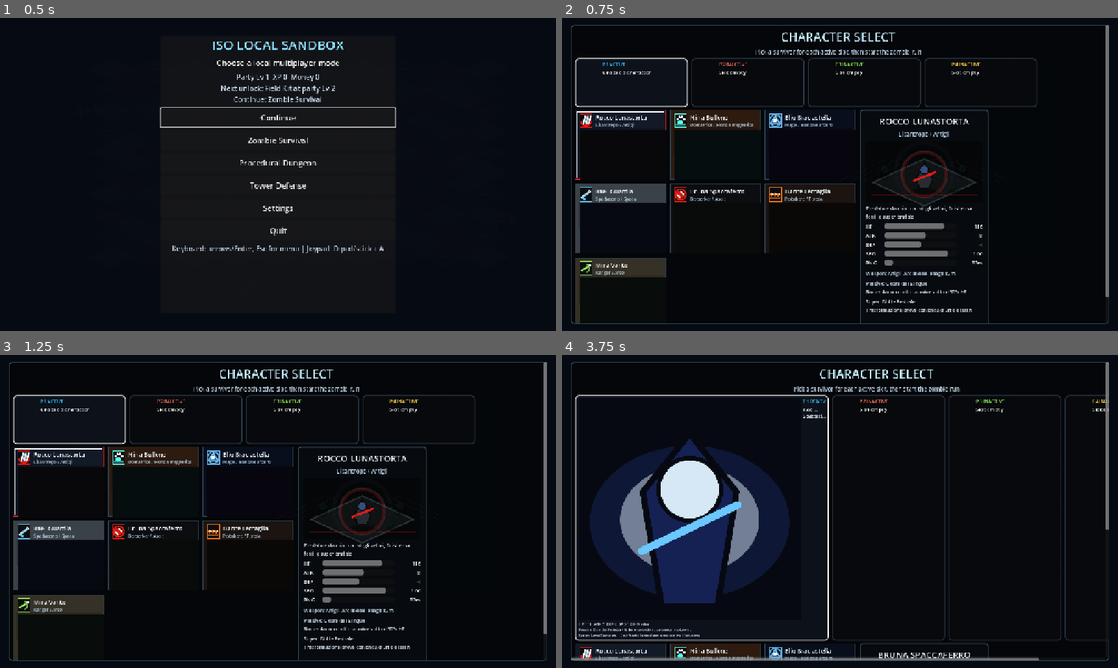
Above: before the commit, frames 1-4 (two rows, left to right).
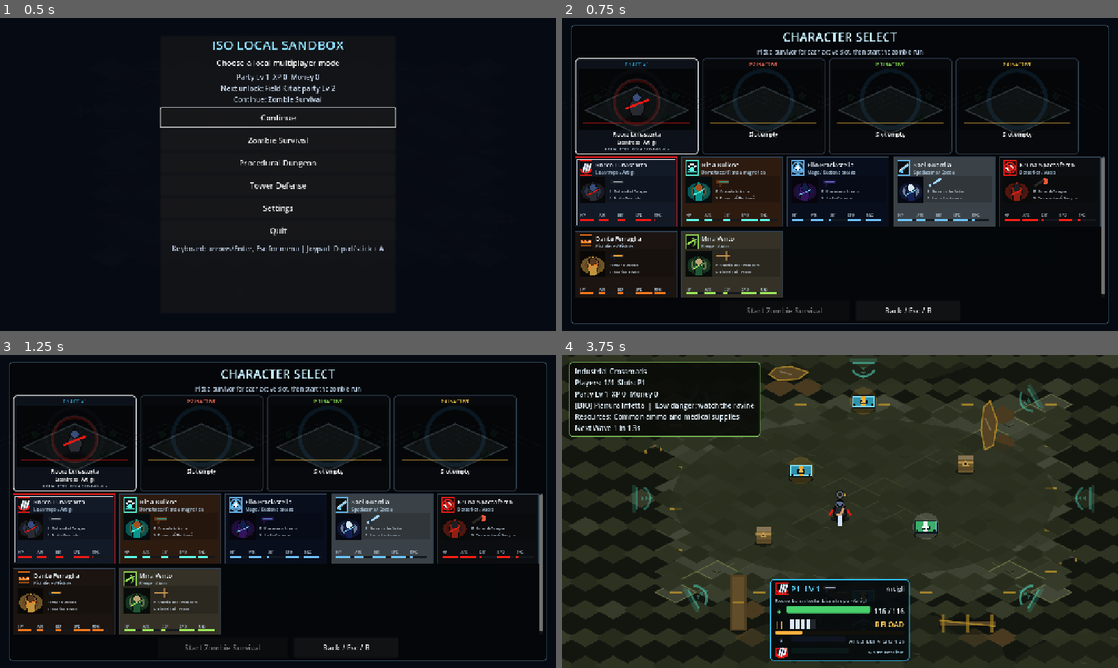
Above: after the commit, the same moments.

Repository: Phos69/GameProject
Game: Godot game, scene res://game/main/main.tscn
The game is run twice, just before and just after one commit, with the same random seed, the same clock (stepped at 60 frames per second) and the same inputs.
Inputs (mouse positions are in pixels of both pictures, inside the frame that each line leads up to; where the layout moved, square brackets give the same spot in the first picture):
- Up to frame 1 (0.5 s): no input
- Up to frame 2 (0.75 s): click "Continue" at 0.5 s
- Up to frame 3 (1.25 s): no input
- Up to frame 4 (3.75 s): click (628, 530) [623, 483] at 1.25 s; click (784, 646) at 2 s, where only the run after the commit has a clickable "Start Zombie Survival"; tap Enter (ui_accept) at 2.75, 3.02 s; move the mouse to (962, 495) at 2.77 s; hold Right (ui_right) 2.78-3.53 s; tap Space (p1_fire) at 2.85 s; click (962, 495) at 2.92 s; move the mouse to (728, 527) at 3.52 s; hold Down (ui_down) from 3.53 s (still down); tap R at 3.6 s

Frame 1 is identical in both runs. In frame 2, 25% of the frame differs, in the area x 2-99%, y 2-98%; in frame 3, 25%; in frame 4, 72%, in the area x 0-100%, y 0-100%.

Commit message:
feat: rework character select layout (pinned rows, slot previews, full-width roster)
- Restructure character select into three fixed regions: player-slot row
  pinned on top, roster row in its own scroll container, action buttons
  pinned at the bottom and always visible at any resolution.
- Fix portraits inflating containers: set EXPAND_IGNORE_SIZE on slot and
  card TextureRects so a large portrait texture no longer blows up the slot
  panel and collapses the roster/buttons.
- Remove the right-side dossier panel; the animated gameplay preview now
  lives in each player slot and shows a live preview of the card the player
  is cycling through. Roster cards expand to fill the whole row.
- Update smoke test to cover the new structure (roster scroll, pinned
  buttons, slot-embedded gameplay preview).

Co-Authored-By: Claude Opus 4.8 <noreply@anthropic.com>

Diff:
--- a/game/ui/character_select_card.gd
+++ b/game/ui/character_select_card.gd
@@ -107,6 +107,7 @@
 	portrait = TextureRect.new()
 	portrait.custom_minimum_size = Vector2(62.0, 60.0)
 	portrait.stretch_mode = TextureRect.STRETCH_KEEP_ASPECT_CENTERED
+	portrait.expand_mode = TextureRect.EXPAND_IGNORE_SIZE
 	portrait.mouse_filter = Control.MOUSE_FILTER_IGNORE
 	body.add_child(portrait)
 
--- a/game/ui/main_menu.gd
+++ b/game/ui/main_menu.gd
@@ -11,9 +11,6 @@
 ]
 const CHARACTER_SELECT_CARD_SCRIPT := preload(
 	"res://game/ui/character_select_card.gd"
-)
-const CHARACTER_DETAIL_PANEL_SCRIPT := preload(
-	"res://game/ui/character_detail_panel.gd"
 )
 const MENU_NAVIGATION_SCRIPT := preload(
 	"res://game/ui/menu_navigation_controller.gd"
@@ -33,12 +30,11 @@
 var character_select_panel: PanelContainer
 var character_card_buttons: Array[Button] = []
 var character_card_by_id: Dictionary = {}
-var character_detail_panel: PanelContainer
 var character_start_button: Button
 var character_back_button: Button
 var character_slots_grid: GridContainer
 var character_roster_grid: GridContainer
-var character_select_body: GridContainer
+var character_roster_scroll: ScrollContainer
 var main_menu_navigation
 var character_navigation
 var character_profiles: Array[Dictionary] = []
@@ -286,24 +282,21 @@
 	)
 	parent.add_child(character_select_panel)
 
-	var scroll := ScrollContainer.new()
-	scroll.name = "CharacterSelectScroll"
-	scroll.set_anchors_and_offsets_preset(Control.PRESET_FULL_RECT)
-	scroll.size_flags_horizontal = Control.SIZE_EXPAND_FILL
-	scroll.size_flags_vertical = Control.SIZE_EXPAND_FILL
-	character_select_panel.add_child(scroll)
-
-	var content := VBoxContainer.new()
-	content.size_flags_horizontal = Control.SIZE_EXPAND_FILL
-	content.add_theme_constant_override("separation", 6)
 	var margin := MarginContainer.new()
+	margin.set_anchors_and_offsets_preset(Control.PRESET_FULL_RECT)
 	margin.size_flags_horizontal = Control.SIZE_EXPAND_FILL
+	margin.size_flags_vertical = Control.SIZE_EXPAND_FILL
 	margin.add_theme_constant_override("margin_left", 10)
 	margin.add_theme_constant_override("margin_top", 8)
 	margin.add_theme_constant_override("margin_right", 10)
 	margin.add_theme_constant_override("margin_bottom", 8)
+	character_select_panel.add_child(margin)
+
+	var content := VBoxContainer.new()
+	content.size_flags_horizontal = Control.SIZE_EXPAND_FILL
+	content.size_flags_vertical = Control.SIZE_EXPAND_FILL
+	content.add_theme_constant_override("separation", 6)
 	margin.add_child(content)
-	scroll.add_child(margin)
 
 	var title := Label.new()
 	title.text = "CHARACTER SELECT"
@@ -334,22 +327,29 @@
 	for player_slot in range(1, 5):
 		character_slots_grid.add_child(_create_character_slot_panel(player_slot))
 
-	character_select_body = GridContainer.new()
-	character_select_body.columns = 2
-	character_select_body.add_theme_constant_override("h_separation", 10)
-	character_select_body.add_theme_constant_override("v_separation", 10)
-	content.add_child(character_select_body)
+	# The roster row (cards + dossier) lives in its own scroll region so it can
+	# shrink at any resolution while the slot row above and the action buttons
+	# below stay pinned and always visible.
+	character_roster_scroll = ScrollContainer.new()
+	character_roster_scroll.name = "CharacterRosterScroll"
+	character_roster_scroll.size_flags_horizontal = Control.SIZE_EXPAND_FILL
+	character_roster_scroll.size_flags_vertical = Control.SIZE_EXPAND_FILL
+	character_roster_scroll.horizontal_scroll_mode = ScrollContainer.SCROLL_MODE_DISABLED
+	character_roster_scroll.vertical_scroll_mode = ScrollContainer.SCROLL_MODE_AUTO
+	content.add_child(character_roster_scroll)
 
 	character_roster_grid = GridContainer.new()
 	character_roster_grid.columns = 4
+	character_roster_grid.size_flags_horizontal = Control.SIZE_EXPAND_FILL
 	character_roster_grid.add_theme_constant_override("h_separation", 8)
 	character_roster_grid.add_theme_constant_override("v_separation", 8)
-	character_select_body.add_child(character_roster_grid)
+	character_roster_scroll.add_child(character_roster_grid)
 
 	for profile in character_profiles:
 		var character_id := StringName(profile.get("id", &""))
 		var button := CHARACTER_SELECT_CARD_SCRIPT.new() as Button
 		button.name = "Character%sButton" % str(character_id).capitalize()
+		button.size_flags_horizontal = Control.SIZE_EXPAND_FILL
 		button.call(
 			"set_profile",
 			profile,
@@ -362,9 +362,6 @@
 		character_roster_grid.add_child(button)
 		character_card_buttons.append(button)
 		character_card_by_id[character_id] = button
-
-	character_detail_panel = CHARACTER_DETAIL_PANEL_SCRIPT.new() as PanelContainer
-	character_select_body.add_child(character_detail_panel)
 
 	var action_row := HBoxContainer.new()
 	action_row.alignment = BoxContainer.ALIGNMENT_CENTER
@@ -412,64 +409,52 @@
 func _create_character_slot_panel(player_slot: int) -> Control:
 	var panel := PanelContainer.new()
 	panel.name = "Player%dSelectionSlot" % player_slot
-	panel.custom_minimum_size = Vector2(260.0, 112.0)
+	panel.custom_minimum_size = Vector2(240.0, 200.0)
 	panel.mouse_filter = Control.MOUSE_FILTER_STOP
 	panel.gui_input.connect(_on_character_slot_gui_input.bind(player_slot))
 
 	var content := VBoxContainer.new()
-	content.add_theme_constant_override("separation", 1)
+	content.add_theme_constant_override("separation", 2)
 	panel.add_child(content)
-
-	var top_row := HBoxContainer.new()
-	top_row.add_theme_constant_override("separation", 5)
-	content.add_child(top_row)
-
-	var portrait := TextureRect.new()
-	portrait.custom_minimum_size = Vector2(50.0, 50.0)
-	portrait.stretch_mode = TextureRect.STRETCH_KEEP_ASPECT_CENTERED
-	top_row.add_child(portrait)
-
-	var title_box := VBoxContainer.new()
-	title_box.size_flags_horizontal = Control.SIZE_EXPAND_FILL
-	title_box.add_theme_constant_override("separation", 1)
-	top_row.add_child(title_box)
 
 	var player_label := Label.new()
 	player_label.add_theme_font_size_override("font_size", 11)
-	title_box.add_child(player_label)
+	player_label.horizontal_alignment = HORIZONTAL_ALIGNMENT_CENTER
+	content.add_child(player_label)
+
+	# The animated gameplay preview is the slot's main visual: it shows the
+	# character the player is currently cycling through in the roster below.
+	var preview := CharacterGameplayPreview.new()
+	preview.size_flags_horizontal = Control.SIZE_EXPAND_FILL
+	preview.size_flags_vertical = Control.SIZE_EXPAND_FILL
+	content.add_child(preview)
+	preview.custom_minimum_size = Vector2(0.0, 124.0)
 
 	var name_label := Label.new()
-	name_label.add_theme_font_size_override("font_size", 12)
-	name_label.autowrap_mode = TextServer.AUTOWRAP_WORD_SMART
+	name_label.add_theme_font_size_override("font_size", 13)
+	name_label.horizontal_alignment = HORIZONTAL_ALIGNMENT_CENTER
 	name_label.max_lines_visible = 1
 	name_label.text_overrun_behavior = TextServer.OVERRUN_TRIM_ELLIPSIS
-	title_box.add_child(name_label)
+	content.add_child(name_label)
 
 	var class_label := Label.new()
 	class_label.add_theme_font_size_override("font_size", 10)
-	class_label.autowrap_mode = TextServer.AUTOWRAP_WORD_SMART
+	class_label.horizontal_alignment = HORIZONTAL_ALIGNMENT_CENTER
 	class_label.max_lines_visible = 1
 	class_label.text_overrun_behavior = TextServer.OVERRUN_TRIM_ELLIPSIS
-	title_box.add_child(class_label)
+	content.add_child(class_label)
 
 	var stats_label := _create_character_detail_label(9, 1)
+	stats_label.horizontal_alignment = HORIZONTAL_ALIGNMENT_CENTER
 	content.add_child(stats_label)
-
-	var passive_label := _create_character_detail_label(8, 1)
-	content.add_child(passive_label)
-
-	var super_label := _create_character_detail_label(8, 1)
-	content.add_child(super_label)
 
 	character_slot_views[player_slot] = {
 		"panel": panel,
-		"portrait": portrait,
+		"preview": preview,
 		"player": player_label,
 		"name": name_label,
 		"class": class_label,
-		"stats": stats_label,
-		"passive": passive_label,
-		"super": super_label
+		"stats": stats_label
 	}
 	return panel
 
@@ -765,9 +750,13 @@
 			character_selection_by_slot.get(player_slot, &"")
 		)
 		var profile := _get_character_profile(selected_id)
-		_refresh_character_slot_view(player_slot, active, profile)
+		_refresh_character_slot_view(
+			player_slot,
+			active,
+			profile,
+			_slot_preview_profile(player_slot, profile)
+		)
 	_refresh_character_card_states()
-	_refresh_character_preview()
 	if character_start_button != null:
 		character_start_button.disabled = not _all_active_character_slots_selected()
 	_refresh_character_navigation_controls()
@@ -790,23 +779,16 @@
 	var viewport_width := get_viewport().get_visible_rect().size.x
 	if character_slots_grid != null:
 		character_slots_grid.columns = 2 if viewport_width < 1120.0 else 4
-	if character_select_body != null:
-		character_select_body.columns = 1 if viewport_width < 1180.0 else 2
-	if character_roster_grid != null:
-		var roster_columns := 4
-		if viewport_width < 760.0:
-			roster_columns = 1
-		elif viewport_width < 1040.0:
-			roster_columns = 2
-		elif viewport_width < 1320.0:
-			roster_columns = 3
-		character_roster_grid.columns = roster_columns
 	var card_width := 190.0 if viewport_width < 760.0 else 210.0
 	for card in character_card_buttons:
 		card.custom_minimum_size = Vector2(card_width, 162.0)
-	if character_detail_panel != null:
-		var panel_width := 292.0 if viewport_width >= 760.0 else maxf(viewport_width - 88.0, 240.0)
-		character_detail_panel.custom_minimum_size = Vector2(panel_width, 388.0)
+	if character_roster_grid != null:
+		# The roster fills the whole row now that the dossier is gone: fit as many
+		# columns as the width allows and let the cards expand to share the space.
+		var available := maxf(viewport_width - 80.0, card_width)
+		var card_count := maxi(character_card_buttons.size(), 1)
+		var fit := int(available / (card_width + 8.0))
+		character_roster_grid.columns = clampi(fit, 1, card_count)
 
 func _handle_main_menu_back() -> bool:
 	return false
@@ -818,7 +800,8 @@
 func _refresh_character_slot_view(
 	player_slot: int,
 	active: bool,
-	profile: Dictionary
+	profile: Dictionary,
+	preview_profile: Dictionary
 ) -> void:
 	var view := character_slot_views.get(player_slot, {}) as Dictionary
 	if view.is_empty():
@@ -843,68 +826,44 @@
 		]
 		player_label.modulate = _get_character_slot_color(player_slot)
 
-	var portrait := view.get("portrait") as TextureRect
-	if portrait != null:
-		portrait.texture = _load_character_texture(profile) if selected else null
+	# The slot being chosen shows the live roster hover; others show their
+	# committed pick. Inactive slots stay blank.
+	var shown := preview_profile if active else {}
+	var preview := view.get("preview") as Control
+	if preview != null:
+		if shown.is_empty():
+			preview.call("set_profile", {}, null)
+		else:
+			preview.call(
+				"set_profile",
+				shown,
+				_load_character_weapon_data(shown)
+			)
 
 	var name_label := view.get("name") as Label
 	var class_label := view.get("class") as Label
 	var stats_label := view.get("stats") as Label
-	var passive_label := view.get("passive") as Label
-	var super_label := view.get("super") as Label
 	if not active:
-		_set_character_slot_text(
-			name_label,
-			class_label,
-			stats_label,
-			passive_label,
-			super_label,
-			"Slot empty",
-			"",
-			"",
-			"",
-			""
-		)
-		return
-	if not selected:
-		_set_character_slot_text(
-			name_label,
-			class_label,
-			stats_label,
-			passive_label,
-			super_label,
-			"Choose a character",
-			"",
-			"",
-			"",
-			""
-		)
+		_set_character_slot_text(name_label, class_label, stats_label, "Slot empty", "", "")
+		return
+	if shown.is_empty():
+		_set_character_slot_text(name_label, class_label, stats_label, "Choose a character", "", "")
 		return
 	_set_character_slot_text(
 		name_label,
 		class_label,
 		stats_label,
-		passive_label,
-		super_label,
-		str(profile.get("hero_name", profile.get("display_name", "Survivor"))),
+		str(shown.get("hero_name", shown.get("display_name", "Survivor"))),
 		"%s · %s" % [
-			str(profile.get("class_name", "Survivor")),
-			str(profile.get("base_weapon_name", "Starter Pistol"))
+			str(shown.get("class_name", "Survivor")),
+			str(shown.get("base_weapon_name", "Starter Pistol"))
 		],
 		"HP %d  ATK %d  DEF %d  SPD %.2f  %s" % [
-			int(profile.get("max_hp", 100)),
-			int(profile.get("attack", 0)),
-			int(profile.get("defense", 0)),
-			float(profile.get("speed", 1.0)),
-			str(profile.get("difficulty", "Media"))
-		],
-		"Passive: %s - %s" % [
-			str(profile.get("passive_name", "")),
-			str(profile.get("passive_description", ""))
-		],
-		"Super: %s - %s" % [
-			str(profile.get("super_name", "")),
-			str(profile.get("super_description", ""))
+			int(shown.get("max_hp", 100)),
+			int(shown.get("attack", 0)),
+			int(shown.get("defense", 0)),
+			float(shown.get("speed", 1.0)),
+			str(shown.get("difficulty", "Media"))
 		]
 	)
 
@@ -942,36 +901,39 @@
 	_refresh_character_preview()
 
 func _refresh_character_preview() -> void:
-	if character_detail_panel == null:
-		return
-	var preview_id := focused_character_id
-	if not RpgCharacterRegistry.is_character_available(preview_id):
-		preview_id = StringName(
-			character_selection_by_slot.get(current_character_slot, &"")
-		)
-	if not RpgCharacterRegistry.is_character_available(preview_id):
-		if character_profiles.is_empty():
-			character_detail_panel.call("set_profile", {}, null)
-			return
-		preview_id = StringName(character_profiles[0].get("id", &""))
-	var profile := _get_character_profile(preview_id)
-	character_detail_panel.call(
-		"set_profile",
+	# The live preview now lives in the player slot that is currently choosing,
+	# so refreshing the preview just updates that slot's view.
+	_ensure_current_character_slot()
+	var player_slot := current_character_slot
+	var active := _get_active_character_slots().has(player_slot)
+	var profile := _get_character_profile(
+		StringName(character_selection_by_slot.get(player_slot, &""))
+	)
+	_refresh_character_slot_view(
+		player_slot,
+		active,
 		profile,
-		_load_character_weapon_data(profile)
+		_slot_preview_profile(player_slot, profile)
 	)
+
+func _slot_preview_profile(
+	player_slot: int,
+	committed_profile: Dictionary
+) -> Dictionary:
+	# The slot being chosen mirrors the roster hover; the others keep whatever
+	# character is already committed to them.
+	if player_slot == current_character_slot \
+			and RpgCharacterRegistry.is_character_available(focused_character_id):
+		return _get_character_profile(focused_character_id)
+	return committed_profile
 
 func _set_character_slot_text(
 	name_label: Label,
 	class_label: Label,
 	stats_label: Label,
-	passive_label: Label,
-	super_label: Label,
 	name_text: String,
 	class_text: String,
-	stats_text: String,
-	passive_text: String,
-	super_text: String
+	stats_text: String
 ) -> void:
 	if name_label != null:
 		name_label.text = name_text
@@ -979,10 +941,6 @@
 		class_label.text = class_text
 	if stats_label != null:
 		stats_label.text = stats_text
-	if passive_label != null:
-		passive_label.text = passive_text
-	if super_label != null:
-		super_label.text = super_text
 
 func _get_character_profile(character_id: StringName) -> Dictionary:
 	if character_id.is_empty():
--- a/tests/character_select_ui_smoke_test.gd
+++ b/tests/character_select_ui_smoke_test.gd
@@ -24,8 +24,8 @@
 		"character select has at least four cards"
 	)
 	_expect(
-		main_menu.character_detail_panel != null,
-		"character select has a detail and gameplay preview panel"
+		main_menu.character_slot_views.get(1, {}).get("preview") != null,
+		"player slots embed a gameplay preview control"
 	)
 	var viewport_rect := Rect2(Vector2.ZERO, root.get_visible_rect().size)
 	var panel_rect := main_menu.character_select_panel.get_global_rect()
@@ -52,10 +52,19 @@
 			]
 		)
 		_expect(
-			main_menu.character_select_panel.get_node_or_null(
-				"CharacterSelectScroll"
-			) != null,
-			"character select keeps a scroll container at %dx%d" % [
+			main_menu.character_roster_scroll != null,
+			"character select keeps the roster scroll container at %dx%d" % [
+				resolution.x,
+				resolution.y
+			]
+		)
+		_expect(
+			resized_viewport.encloses(
+				main_menu.character_back_button.get_global_rect()
+			) and resized_viewport.encloses(
+				main_menu.character_start_button.get_global_rect()
+			),
+			"character select action buttons stay visible at %dx%d" % [
 				resolution.x,
 				resolution.y
 			]
@@ -96,10 +105,12 @@
 		main_menu.focused_character_id == &"ranger",
 		"focusing a card updates the preview profile"
 	)
+	var slot_preview: Control = main_menu.character_slot_views.get(1, {}).get("preview")
 	_expect(
-		main_menu.character_detail_panel.has_method("has_asset_preview")
-			and main_menu.character_detail_panel.call("has_asset_preview"),
-		"focused character preview uses gameplay_sprite_path when available"
+		slot_preview != null
+			and slot_preview.has_method("has_asset_preview")
+			and slot_preview.call("has_asset_preview"),
+		"current slot preview uses gameplay_sprite_path when available"
 	)
 	main_menu._assign_character_to_slot(1, &"ranger")
 	await process_frame
